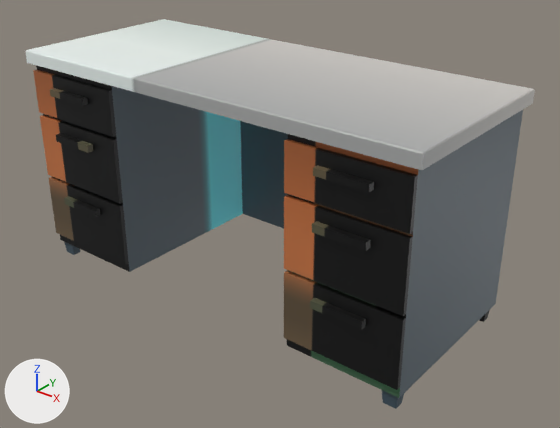
Before and after pictures for a commit that changed the glTF model public/models/desk04.glb.
Rendered twice from a 50 mm camera at (1.92, -2.26, 1.77) aimed at (0.1, 0.01, 0.37). Every picture has the same lights, and +X, +Y and +Z are marked at lower left. Vertices at the same position are counted once.

Names of what the first picture shows: 'desk04'.
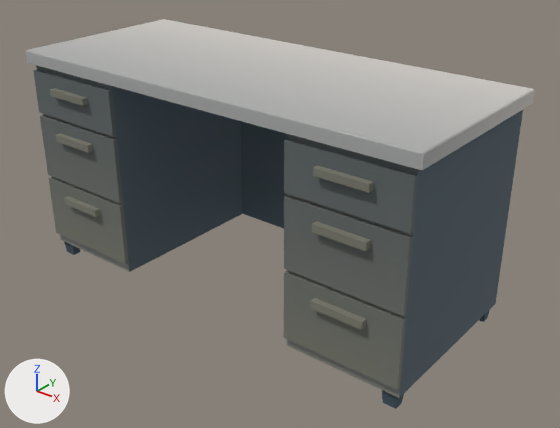
The change, as a list of edits to the scene's bpy script:
```text
Change mat_material_01:
    mat_material_01.roughness: 0.5 -> 0.875
Change me_cube_001:
    where me_cube_001.from_pydata(...)  # 164 vertices, 324 faces; spans x -0.95..0.95, y -0.41..0.41, z 0.0..0.97
    used by ob_desk04; location = (0.0, 0.0, 0.0)
    me_cube_001 part 1: texture (UV) coordinates of 324 of 324 faces, centred in x -0.95..0.95, y -0.41..0.41, z 0.0..0.97, changed; they spanned u 0.01..0.45, v 0.03..0.99 and now span u 0.0..0.3, v 0.03..0.99
```

Where the change shows, as pixel boxes (x1, y1, x2, y2) in the pictures (560 x 428 px):
'desk04', surface changed
    both: (25, 19, 524, 400)
part 1 of me_cube_001, surface changed
    both: (25, 19, 535, 409)
